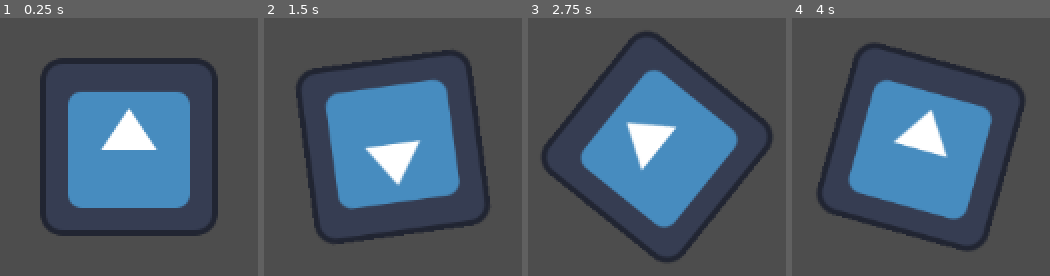
Above: before the commit, frames 1-4 (left to right).
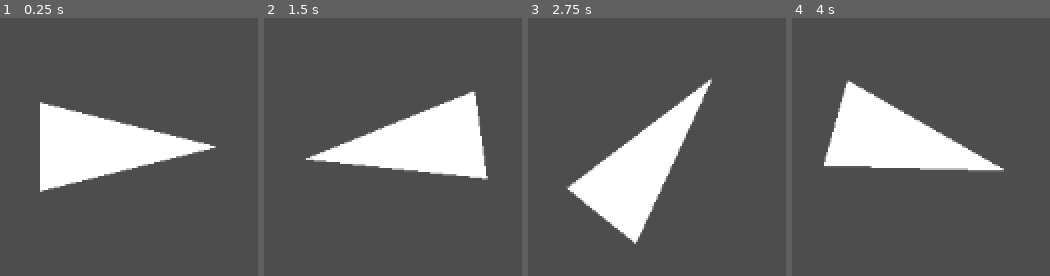
Above: after the commit, the same moments.

Repository: BlurryGames/GodotFundamentals
Game: Godot game, scene res://player.tscn
Same seed, same stepped clock (60 frames per second), same inputs: the game is played once before the commit and once after it. The project has no main scene, so this scene is started directly. The engine's default icon, where the game draws it, is replaced by a stand-in: a white triangle on a blue panel in a dark square.
Inputs (mouse positions are in pixels of both pictures, inside the frame that each line leads up to):
- Up to frame 1 (0.25 s): no input
- Up to frame 2 (1.5 s): tap Enter at 0.5 s; move the mouse to (outside the picture) at 0.52 s; click (outside the picture) at 0.67 s; tap Space at 1.25 s; move the mouse to (outside the picture) at 1.27 s; click (outside the picture) at 1.42 s
- Up to frame 3 (2.75 s): tap Enter at 2 s; move the mouse to (outside the picture) at 2.02 s; click (outside the picture) at 2.17 s
- Up to frame 4 (4 s): tap Space at 2.75 s; move the mouse to (outside the picture) at 2.77 s; click (outside the picture) at 2.92 s; tap Enter at 3.5 s; move the mouse to (outside the picture) at 3.52 s; click (outside the picture) at 3.67 s

The runs differ from the first frame. In frame 1, 29% of the frame differs, in the area x 15-85%, y 15-85%; in frame 2, 30%; in frame 3, 30%; in frame 4, 30%, in the area x 9-91%, y 9-91%.

Commit message:
Section1: Get Started Project / Lesson5: Bullets and Polygons

Diff:
--- /dev/null
+++ b/bullet.tscn
@@ -0,0 +1,12 @@
+[gd_scene format=3 uid="uid://bdr1ytv6l6jwr"]
+
+[sub_resource type="CircleShape2D" id="CircleShape2D_rtl8c"]
+radius = 20.0
+
+[node name="Bullet" type="RigidBody2D" unique_id=1275488272]
+
+[node name="CollisionShape2D" type="CollisionShape2D" parent="." unique_id=791306276]
+shape = SubResource("CircleShape2D_rtl8c")
+
+[node name="Polygon2D" type="Polygon2D" parent="." unique_id=2078285388]
+polygon = PackedVector2Array(0, -16, 8, -16, 16, -8, 16, 8, 8, 16, 0, 16)
--- a/player.tscn
+++ b/player.tscn
@@ -1,12 +1,11 @@
 [gd_scene format=3 uid="uid://bjytmwpdbx0y3"]
 
-[ext_resource type="Texture2D" uid="uid://bhl78w7fxuit8" path="res://icon.svg" id="1_4flbx"]
 [ext_resource type="Script" uid="uid://bor1k55vpvgh4" path="res://player.gd" id="1_onrkg"]
 
 [node name="Player" type="Node2D" unique_id=554543945]
 script = ExtResource("1_onrkg")
 
-[node name="Sprite2D" type="Sprite2D" parent="." unique_id=660031472]
-texture = ExtResource("1_4flbx")
+[node name="Camera2D" type="Camera2D" parent="." unique_id=692971687]
 
-[node name="Camera2D" type="Camera2D" parent="." unique_id=692971687]
+[node name="Polygon2D" type="Polygon2D" parent="." unique_id=1500081912]
+polygon = PackedVector2Array(-64, -32, 64, 0, -64, 32)
